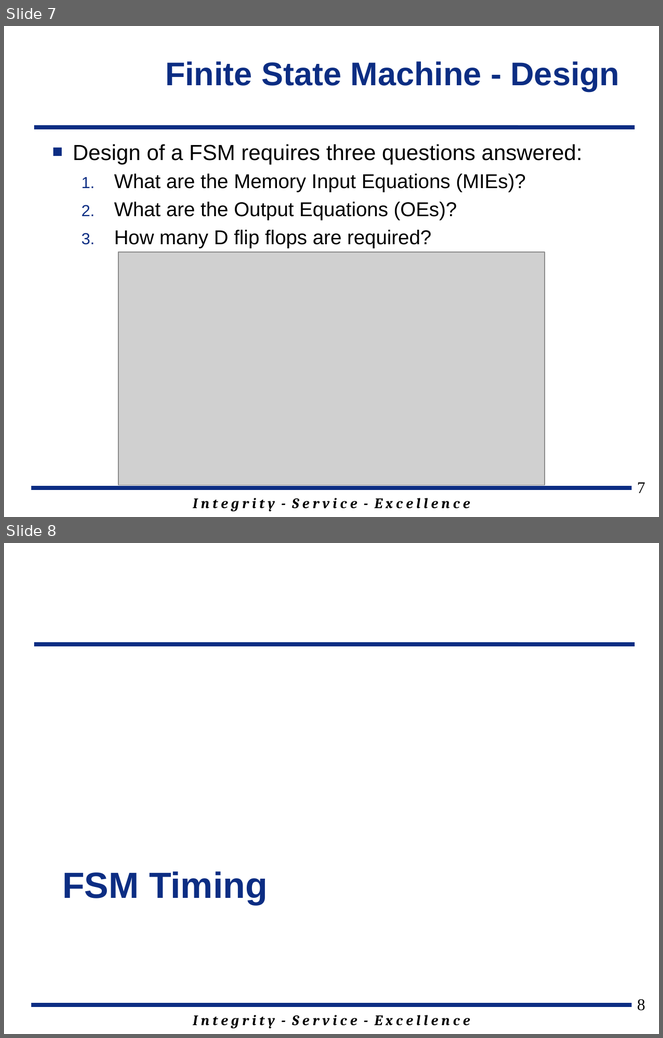
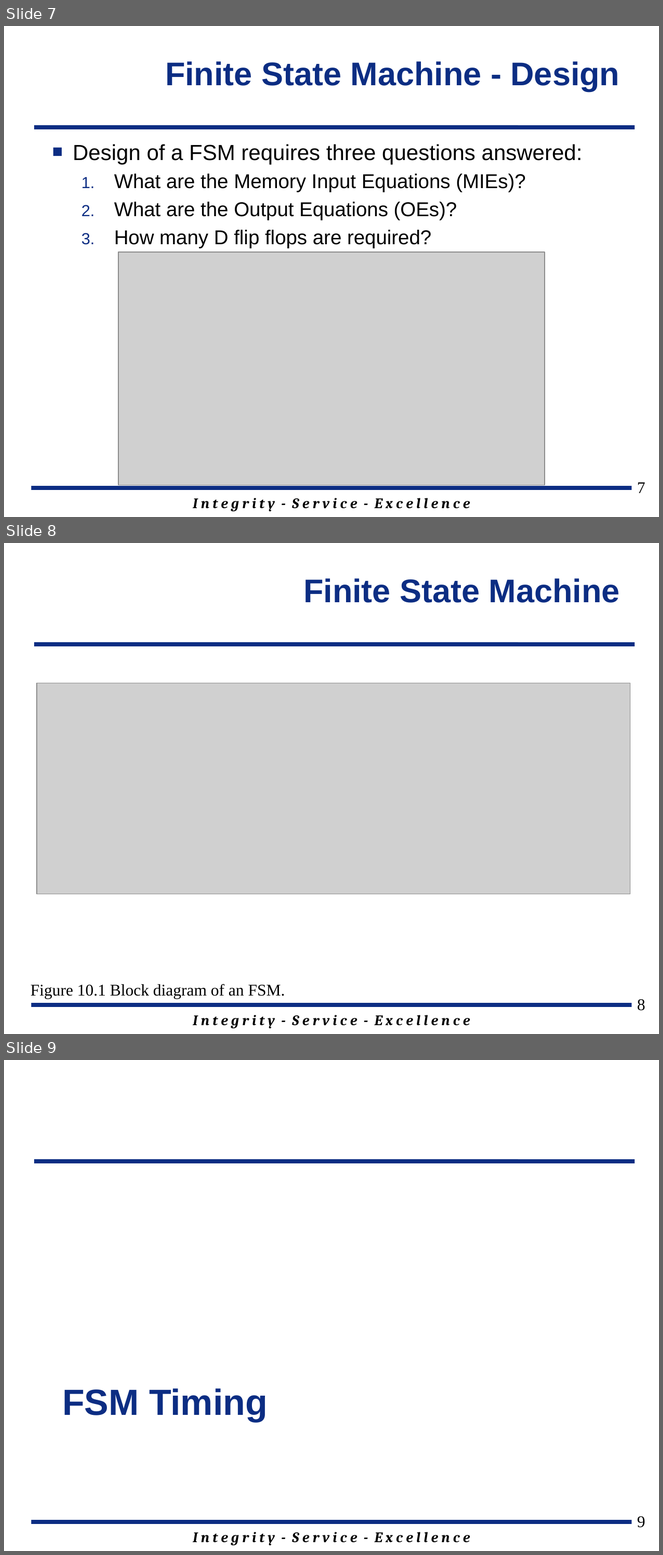
Before and after one commit to jfalkinburg/ECE383_web, a slide deck: lecture/slides/ECE_383_Lec9.pptx. Shown one above the other, each under a label of ours: slides 7 and 8 before the commit, slides 7, 8 and 9 after it. The pictures are 663x1038 and 663x1555 pixels, drawn with LibreOffice and Linux fonts; fonts in the diff are those of the drawing; grey boxes stand for pictures; background and template pictures are left out. Boxes give left, top, right and bottom in pixels: in the first picture for what was removed or moved away, otherwise in the second. Text is boxed around its words. In the diff, an @@ line names an element or a change of style, - is before the commit and + after.

```diff
--- a/lecture/slides/ECE_383_Lec9.pptx
+++ b/lecture/slides/ECE_383_Lec9.pptx
@@ slide 8 added at (4,543,659,1034), background #FFFFFF; not listed: 3 template elements that a slide beside it also shows @@
@@ title added at (304,578,620,603), 36 pt, text #0C2D83, bold @@
+Finite State Machine
@@ picture added at (37,683,631,895) @@
@@ text added at (31,984,285,999), 18 pt, text #000000 @@
+Figure 10.1 Block diagram of an FSM.
@@ page number added at (637,1000,646,1011), 18 pt, text #000000 @@
+8
@@ what was slide 8 is now slide 9 @@
@@ page number at (637,1517,646,1528): text changed @@
-8
+9
```
Also in this commit, not shown: 1 slide changed.
